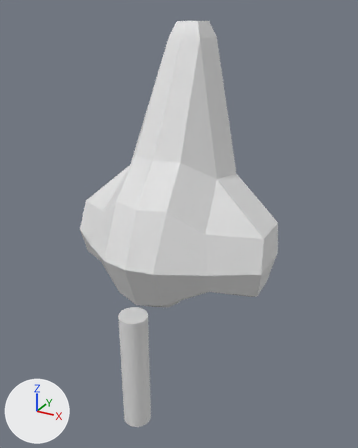
An edit to the glTF model src/gl/HanaGL/assets/model/nose.glb, drawn before and after from the same camera.
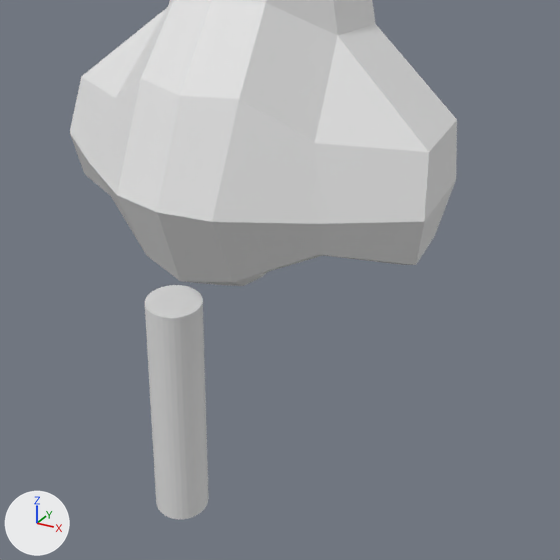
There are two pictures of each version: one whole from a 50 mm lens placed at (1.45, -2.48, 1.8), pointed at (0.0, 0.17, 0.48), one close up on the part from 12% to 92% of the width and 36% to 100% of the height. Arrows for +X, +Y and +Z are at lower left; the lights stay in place.

The first close-up shows 'Finger', 'Nose'.
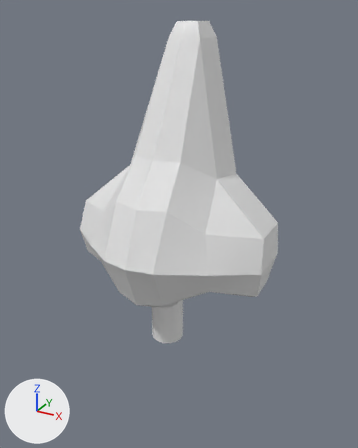
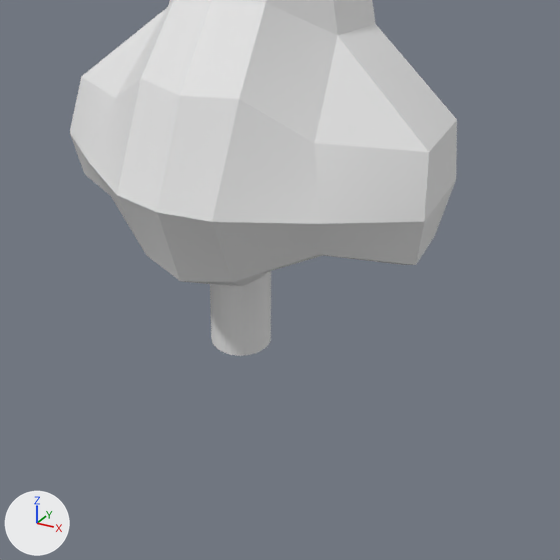
The newer file is also turned or shifted as a whole; pictures and numbers use the older file's frame.

Changed parts and their boxes (x1, y1, x2, y2) in the close-ups (560 x 560 px):
'Finger', moved
    before: (145, 285, 209, 519)
    after: (210, 271, 271, 356)

Edits to the bpy script that builds the scene:
```text
Change ob_finger:
    ob_finger.location: (-0.287, 0.0, -0.293) -> (0.0, 0.0, 0.606)
```
